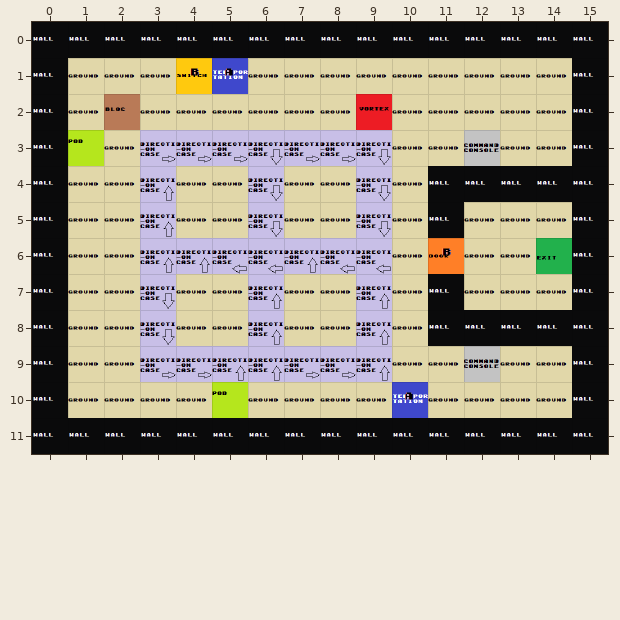
Tiled map (JSON) -- Assets/Levels/level4.json. Above, as it was before the edit.
Cells are 64x64 px. Shown: x 0..15, y 0..11.
Once edited:
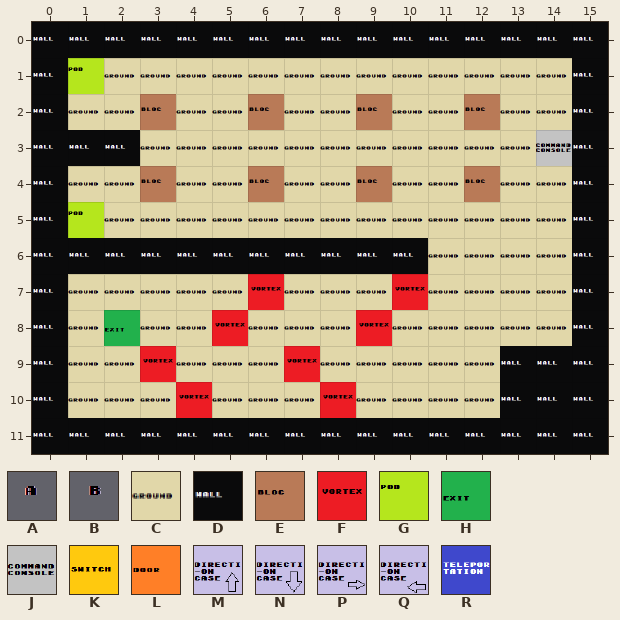
Key: from "links": A 0, B 1; from "typeOfCase": C 0, D 1, E 2, F 3, G 4, H 6, J 7, K 8, L 9, M 10, N 11, P 12, Q 13, R 16.
_ is an empty cell, # one hidden under a higher layer, . an unchanged one.
See-through tiles are keyed as they look on the map.
What changed:
--- layer "Tiles"
@@ x 1..14 @@
- 3 #C............
- 4 ..........DDDD
- 5 ..........D...
- 6 CC#######C....
- 7 ..........D...
- 8 ..........DDDD
- 9 ............CC
-10 ............CC
+ 3 DD............
+ 4 ..........C#CC
+ 5 ..........C...
+ 6 DDDDDDDDDD....
+ 7 ..........C...
+ 8 ..........CCCC
+ 9 ............DD
+10 ............DD
--- layer "Objects"
@@ x 1..14 @@
- 1 _..KR.........
- 2 ........F.....
- 3 G.PPPNPPN..J._
- 4 ..M..N..N.....
- 5 _.M..N..N.....
- 6 ..MMQQMQQ.L..H
- 7 ..N..M..M_....
- 8 ._N._M..M.....
- 9 ..PPMMPPM..J..
-10 ..._G.._.R....
+ 1 G..__.........
+ 2 ........_.....
+ 3 _._______.._.J
+ 4 .._.._.._.....
+ 5 G._.._.._.....
+ 6 .._______._.._
+ 7 .._..F.._F....
+ 8 .H_.F_..F.....
+ 9 ..F___F__.._..
+10 ...F_..F._....
--- layer "Links"
@@ x 4..5 @@
- 1 BA
+ 1 __
@@ x 11..11 @@
- 6 B
+ 6 _
@@ x 10..10 @@
-10 A
+10 _
--- layer "blocs"
@@ x 2..12 @@
- 2 E_.._.._.._
+ 2 _E..E..E..E
@@ x 3..12 @@
- 4 _.._.._.._
+ 4 E..E..E..E
Boxes around the changes in both pictures, in picture pixels (x1, y1, x2, y2):
changed: (68, 58, 572, 418)
